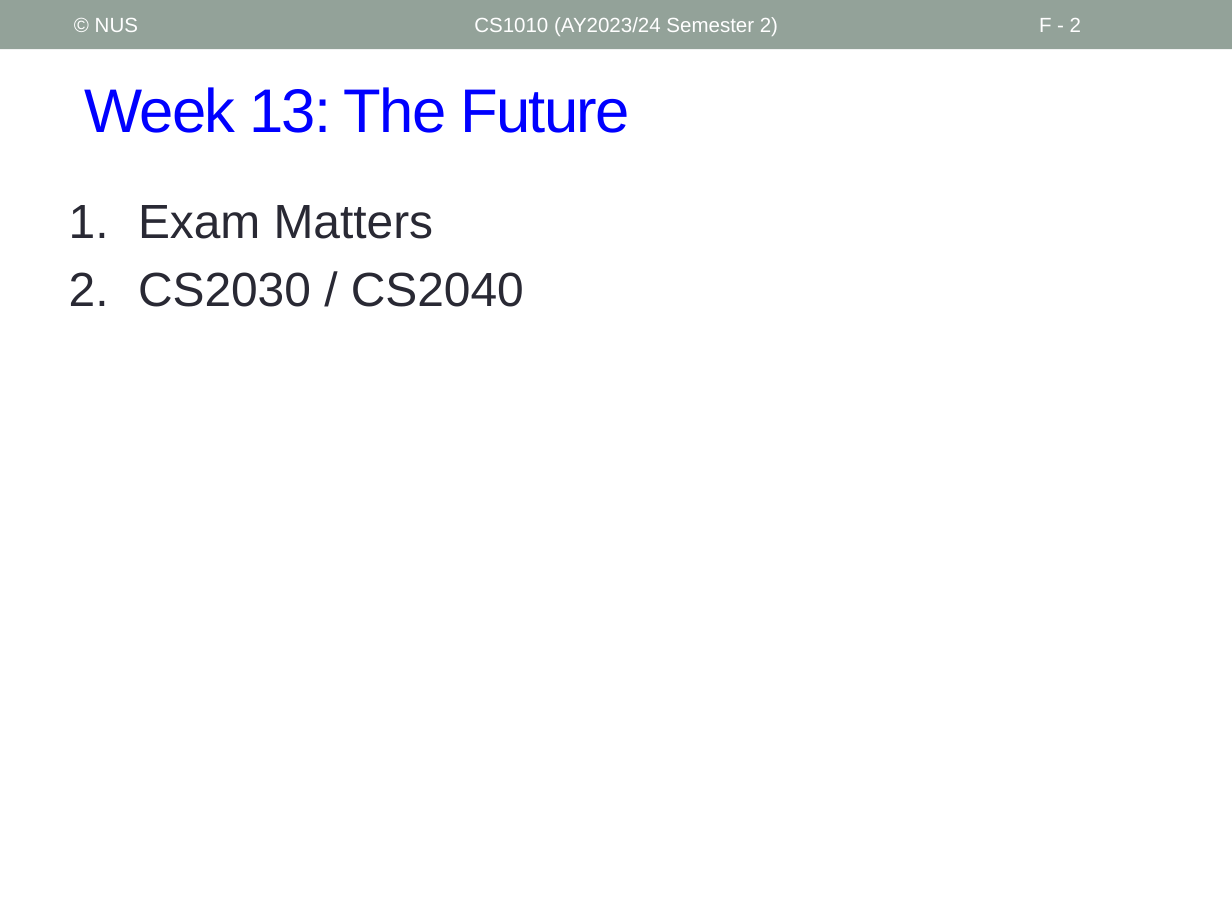
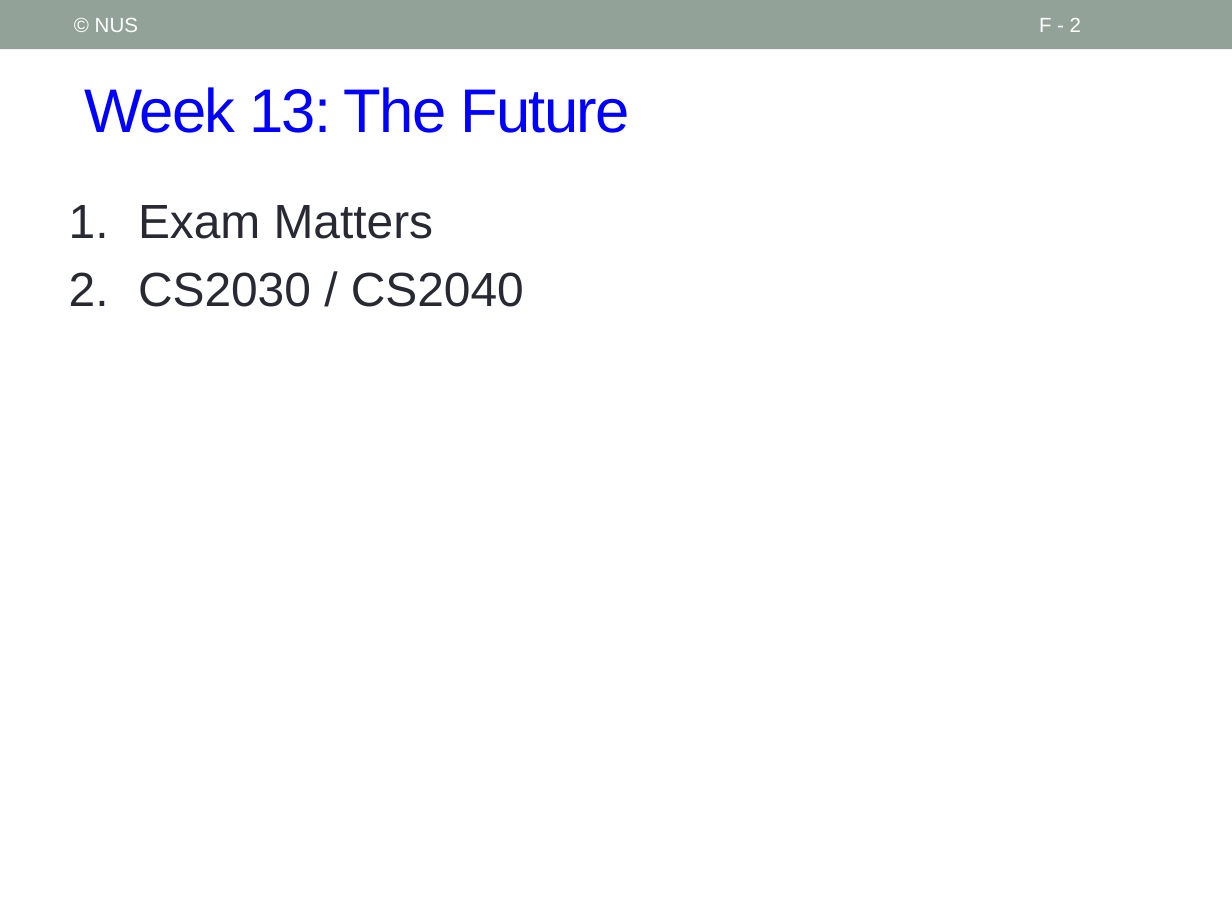
Before and after one commit to nus-cs1010-2425-s2/website, a slide deck: slide 2 of slides/Future.pptx. Drawn at 1232x924 pixels with LibreOffice and Linux fonts; fonts in the diff are those of the drawing. Boxes give left, top, right and bottom in pixels: in the first picture for what was removed or moved away, otherwise in the second. Text is boxed around its words. In the diff, an @@ line names an element or a change of style, - is before the commit and + after.

```diff
--- a/slides/Future.pptx
+++ b/slides/Future.pptx
@@ text removed at [474, 17, 778, 36] @@
-CS1010 (AY2023/24 Semester 2)
```
Also in this commit, not shown: 11 other slides changed, 3 other files.
